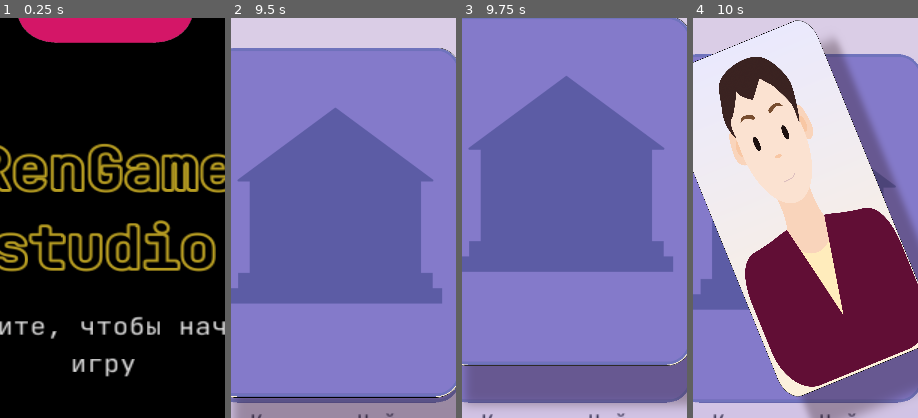
Above: before the commit, frames 1-4 (left to right).
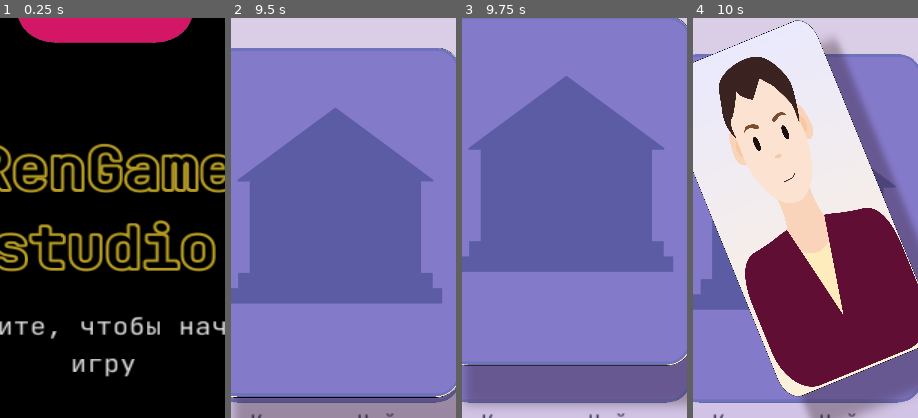
Above: after the commit, the same moments.

Repository: Nothengem/Mr.-Bankman
Game: Godot game, scene res://Scenes/StartMenu.tscn
Two runs of this game, one before a commit and one after it. Both use one fixed random seed, a clock stepped at 60 frames per second and the inputs below. The engine's default icon, where the game draws it, is replaced by a stand-in: a white triangle on a blue panel in a dark square.
Inputs (mouse positions are % of the whole screen's width and height, from its top left):
- Up to frame 1 (0.25 s): no input
- Up to frame 2 (9.5 s): tap Enter at 0.5 s; move the mouse to (45, 70) at 0.52 s; click (45, 70) at 0.67 s; click (50, 12) at 1.25 s; click "1" at 2 s; drag from (80, 65) to (45, 70) at 2.77 s; move the mouse to (50, 52) at 3.52 s; click (50, 52) at 3.67 s; drag from (55, 50) to (20, 35) at 4.27 s; drag from (50, 56) to (55, 50) at 5.02 s; drag from (72, 45) to (50, 57) at 5.77 s; move the mouse to (30, 55) at 6.52 s; click (30, 55) at 6.67 s; drag from (60, 28) to (30, 55) at 7.27 s; tap Space at 8 s; move the mouse to (45, 70) at 8.02 s; click (45, 70) at 8.17 s; drag from (80, 65) to (50, 57) at 8.77 s
- Up to frame 3 (9.75 s): move the mouse to (20, 35) at 9.52 s; click (20, 35) at 9.67 s
- Up to frame 4 (10 s): no input
The pictures show only the part of the screen within x 27-77%, y 31-81%; the shares and areas given below are measured in that part.

Frames 1-3 are identical in both runs. In frame 4, 0.3% of the frame differs, in the area x 20-46%, y 21-41%.

Commit message:
Поправил картинки

Diff:
--- a/DataBase/CardDataBase.gd
+++ b/DataBase/CardDataBase.gd
@@ -624,9 +624,9 @@
 
 	"InvestitionGreenInvestor" :
 		["Characters",
-		"AlexeyKochanov",
+		"El'Fa",
 		"Мне в контакт-центре сказали, что я могу с вами прилично заработать вложив небольшую сумму. Что мне нужно делать?", #что говорит 2
-		"Мэриам Лапух",
+		"Эль'Фа",
 		"Бесплатный сыр может быть только в мышеловке",
 		"Речь об инвестициях. Сейчас откроем вам счет",
 		-18, -14, -9, 0,
@@ -637,9 +637,9 @@
 
 	"InvestitionGreenInvestor1" :
 		["Characters",
-		"AlexeyKochanov",
+		"El'Fa",
 		"И что мне потребуется делать? Чтобы заработать?", #что говорит 2
-		"Мэриам Лапух",
+		"Эль'Фа",
 		"Вложить все свои деньги в убыточную компанию и разориться",
 		"Вложить все деньги и вести себя как миллионер",
 		-5, -10, 0, 0,
@@ -650,9 +650,9 @@
 
 	"InvestitionOldInvestor" :
 		["Characters",
-		"AlexeyKochanov",
+		"Borren Uaffet",
 		"Срочно! Скоро акции компании Cherry взлетят вверх! Закупите на мой счет 1 000 акций!", #что говорит 2
-		"Варрен Буффет",
+		"Боррен Уаффет",
 		"Да? Я слышал они банкроты",
 		"Сию минуту сэр!",
 		0, 0, -17, 0,
@@ -664,9 +664,9 @@
 	"InvestitionOpen" :
 		["Characters",
 		"AlexeyKochanov",
-		"Недавно я закрыта инвестиционный счет в другом Банке. Хочу открыть его у вас, потому что вы имеете более выгодные условия", #что говорит 2
+		"Недавно я закрыла инвестиционный счет в другом Банке. Хочу открыть его у вас, потому что вы имеете более выгодные условия", #что говорит 2
 		"Анадея Д'арк",
-		"Ну наша комиссия тоже забрет не мало ваших денег",
+		"Ну наша комиссия тоже заберет не мало ваших денег",
 		"Да, мы самый честный и выгодный банк!",
 		0, -12, 0, 0,
 		+4, +4, -14, +7,
--- a/DataBase/CharacterPortraitDataBase.gd
+++ b/DataBase/CharacterPortraitDataBase.gd
@@ -12,26 +12,16 @@
 	}
 
 const DATA = {
-	#Руководитель игрока и владелец Банка. Любит только деньги
 	"Mr. Bankman": [ "Head10", "Neck1", "Shirt11", "Eyebrows12", "Eyes7", "Forehead1", "Ears7", "Jowls10", "Glasses1", "Mouth4", "Hair10", "Nose16"],
-	#Успешный молодой человек, который использует деньги с умом
 	"Sill Fpencer": [ "Head7", "Neck1", "Shirt1", "Eyebrows1", "Eyes2", "Forehead0", "Ears6", "Jowls0", "Glasses0", "Mouth7", "Hair13", "Nose13"],
-	#не очень удачливая и вечно залазиет в долги, но успешно оплачивает их. Может махинации?
 	"Getty Green" : [ "Head4", "Neck1", "Shirt5", "Eyebrows2", "Eyes10", "Forehead1", "Ears4", "Jowls3", "Glasses1", "Mouth11", "Hair14", "Nose5"],
-	#амбициозный юноша, который берёт деньги на своё собственное развитие
 	"Cark Mukerberg" : [ "Head8", "Neck1", "Shirt9", "Eyebrows15", "Eyes4", "Forehead0", "Ears10", "Jowls0", "Glasses0", "Mouth2", "Hair4", "Nose9"],
-	#не молодой человек, опытнфй инвестор понимающий во что вкладывать деньги. Прибедняется
 	"Borren Uaffet" : [ "Head4", "Neck1", "Shirt4", "Eyebrows4", "Eyes4", "Forehead2", "Ears4", "Jowls0", "Glasses1", "Mouth3", "Hair0", "Nose8"],
-	#второсортный аферист, который проворачивает махинации со всем краденным и незаконным
 	"Liktor Vustig" : [ "Head3", "Neck1", "Shirt8", "Eyebrows6", "Eyes6", "Forehead2", "Ears9", "Jowls0", "Glasses0", "Mouth4", "Hair6", "Nose6"],
-	#семьянин, вроде не бедный но не умеет управлять финансами
 	"Kikolas Nage" : [ "Head6", "Neck1", "Shirt13", "Eyebrows11", "Eyes5", "Forehead0", "Ears2", "Jowls0", "Glasses0", "Mouth7", "Hair6", "Nose5"],
-	#самый сумасшедшийперсонаж в игре. Творит самую дичь
 	"Bichard Ranson" : [ "Head10", "Neck1", "Shirt4", "Eyebrows15", "Eyes14", "Forehead1", "Ears3", "Jowls0", "Glasses1", "Mouth4", "Hair4", "Nose9"],
-	#китаец, который случайно оказался у нас и не говорит на местном
 	"Mjack Da" : [ "Head1", "Neck1", "Shirt15", "Eyebrows5", "EyesClosed", "Forehead0", "Ears5", "Jowls0s", "Glasses0", "Mouth1", "Hair1", "Nose3"],
-
-	"Chechen" : [ "Head4", "Neck1", "Shirt1", "Eyebrows1", "Eyes4", "Forehead0", "Ears3", "Jowls0", "Glasses0", "Mouth4", "Hair3", "Nose1"],
+	"El'Fa" : [ "Head6", "Neck1", "Shirt2", "Eyebrows1", "Eyes11", "Forehead0", "Ears4", "Jowls2", "Glasses0", "Mouth9", "Hair11", "Nose9"],
 
 	"BArtem" : [ "Head5", "Neck1", "Shirt2", "Eyebrows2", "Eyes5", "Forehead0", "Ears3", "Jowls1", "Glasses0", "Mouth5", "Hair4", "Nose3"],
 
--- a/DataBase/DossierDataBase.gd
+++ b/DataBase/DossierDataBase.gd
@@ -17,17 +17,28 @@
 
 const DATA = {
 	#ключ: [имя, пол, возраст, национальность, кредитная история, черный лист, рейтинг]
+
+	#Руководитель игрока и владелец Банка. Любит только деньги
 	"Mr. Bankman": ["Mr. Bankman", 0, 58, 0, 0, 0, 0],
+	#Успешный молодой человек, который использует деньги с умом
 	"Sill Fpencer": ["Стилл Фпенсер", 0, 41, 6, 0, 0, 1],
+	#не очень удачливая и вечно залазиет в долги, но успешно оплачивает их. Может махинации?
 	"Getty Green": ["Гэтти Грин", 1, 25, 7, 1, 0, 1],
+	#амбициозный юноша, который берёт деньги на своё собственное развитие
 	"Cark Mukerberg": ["Царк Мукерберг", 0, 35, 1, 0, 0, 1],
+	#не молодой человек, опытнфй инвестор понимающий во что вкладывать деньги. Прибедняется
 	"Borren Uaffet": ["Боррен Уаффет", 0, 80, 2, 0, 0, 0],
+	#второсортный аферист, который проворачивает махинации со всем краденным и незаконным
 	"Liktor Vustig": ["Ликтор Вюстиг", 0, 57, 3, 0, 2, 0],
+	#семьянин, вроде не бедный но не умеет управлять финансами
 	"Kikolas Nage": ["Киколас Нейдж", 0, 40, 6, 1, 0, 1],
+	#самый сумасшедшийперсонаж в игре. Творит самую дичь
 	"Bichard Ranson": ["Бичард Рэнсон", 0, 70, 3, 0, 2, 0],
+	#китаец, который случайно оказался у нас и не говорит на местном
 	"Mjack Da": ["Мжек Да", 0, 40, 7, 0, 0, 2],
+	#Толи итальянец толи испанец, наивный, который верит в любую финансовую выгоду. Его легко обмануть
+	"El'Fa": ["Эль'Фа", 1, 20, 5, 1, 0, 2],
 
-	"Chechen": ["Марио (BlackList)", 1, 30, 1, 0, 0, 0],
 	"BArtem": ["Артём (B)", 1, 30, 1, 0, 0, 0],
 	"KristinaStepanova": ["Кристина", 1, 30, 1, 0, 0, 0],
 	"Babylia": ["Бабуля со Стамбула", 1, 30, 1, 0, 0, 0],
--- a/Scenes/CharacterPortraitStandAlone.tscn
+++ b/Scenes/CharacterPortraitStandAlone.tscn
@@ -1,18 +1,18 @@
 [gd_scene load_steps=15 format=2]
 
 [ext_resource path="res://Resources/GFX/CharacterCotaint/Bage/Bage1.png" type="Texture" id=1]
-[ext_resource path="res://Resources/GFX/CharacterCotaint/Hair/Hair1.png" type="Texture" id=2]
-[ext_resource path="res://Resources/GFX/CharacterCotaint/Mouth/Mouth1.png" type="Texture" id=3]
-[ext_resource path="res://Resources/GFX/CharacterCotaint/Jowls/Jowls0.png" type="Texture" id=4]
-[ext_resource path="res://Resources/GFX/CharacterCotaint/Ears/Ears5.png" type="Texture" id=5]
-[ext_resource path="res://Resources/GFX/CharacterCotaint/Nose/Nose3.png" type="Texture" id=6]
+[ext_resource path="res://Resources/GFX/CharacterCotaint/Mouth/Mouth16.png" type="Texture" id=2]
+[ext_resource path="res://Resources/GFX/CharacterCotaint/Hair/Hair11.png" type="Texture" id=3]
+[ext_resource path="res://Resources/GFX/CharacterCotaint/Jowls/Jowls4.png" type="Texture" id=4]
+[ext_resource path="res://Resources/GFX/CharacterCotaint/Ears/Ears4.png" type="Texture" id=5]
+[ext_resource path="res://Resources/GFX/CharacterCotaint/Eyebrows/Eyebrows16.png" type="Texture" id=6]
 [ext_resource path="res://Resources/GFX/CharacterCotaint/Eyes/EyesClosed.png" type="Texture" id=7]
 [ext_resource path="res://Resources/GFX/CharacterCotaint/Forehead/Forehead0.png" type="Texture" id=8]
-[ext_resource path="res://Resources/GFX/CharacterCotaint/Shirt/Shirt15.png" type="Texture" id=9]
-[ext_resource path="res://Resources/GFX/CharacterCotaint/Eyebrows/Eyebrows5.png" type="Texture" id=10]
+[ext_resource path="res://Resources/GFX/CharacterCotaint/Nose/Nose16.png" type="Texture" id=9]
+[ext_resource path="res://Resources/GFX/CharacterCotaint/Head/Head6.png" type="Texture" id=10]
 [ext_resource path="res://Resources/GFX/CharacterCotaint/Glasses/Glasses0.png" type="Texture" id=11]
 [ext_resource path="res://Resources/GFX/CharacterCotaint/Neck/Neck5.png" type="Texture" id=12]
-[ext_resource path="res://Resources/GFX/CharacterCotaint/Head/Head1.png" type="Texture" id=13]
+[ext_resource path="res://Resources/GFX/CharacterCotaint/Shirt/Shirt2.png" type="Texture" id=13]
 [ext_resource path="res://Scenes/CharacterPortraitStandAlone.gd" type="Script" id=14]
 
 [node name="Character" type="Sprite" groups=[
@@ -29,7 +29,7 @@
 
 [node name="Shirt" type="Sprite" parent="."]
 scale = Vector2( 1.05, 1.05 )
-texture = ExtResource( 9 )
+texture = ExtResource( 13 )
 
 [node name="Bage" type="Sprite" parent="."]
 visible = false
@@ -48,7 +48,7 @@
 
 [node name="Head" type="Sprite" parent="FullHead"]
 scale = Vector2( 1.05, 1.05 )
-texture = ExtResource( 13 )
+texture = ExtResource( 10 )
 __meta__ = {
 "_edit_group_": true
 }
@@ -84,14 +84,14 @@
 
 [node name="Mouth" type="Sprite" parent="FullHead"]
 scale = Vector2( 1.05, 1.05 )
-texture = ExtResource( 3 )
+texture = ExtResource( 2 )
 __meta__ = {
 "_edit_group_": true
 }
 
 [node name="Hair" type="Sprite" parent="FullHead"]
 scale = Vector2( 1.05, 1.05 )
-texture = ExtResource( 2 )
+texture = ExtResource( 3 )
 __meta__ = {
 "_edit_group_": true
 }
@@ -99,11 +99,11 @@
 [node name="Nose" type="Sprite" parent="FullHead"]
 position = Vector2( 0, -100 )
 scale = Vector2( 1.05, 1.05 )
-texture = ExtResource( 6 )
+texture = ExtResource( 9 )
 __meta__ = {
 "_edit_group_": true
 }
 
 [node name="Eyebrows" type="Sprite" parent="FullHead"]
 scale = Vector2( 1.05, 1.05 )
-texture = ExtResource( 10 )
+texture = ExtResource( 6 )
Binary file changed: Resources/GFX/CharacterCotaint/Eyebrows/Eyebrows11.png
Binary file changed: Resources/GFX/CharacterCotaint/Eyebrows/Eyebrows16.png
Binary file changed: Resources/GFX/CharacterCotaint/Eyebrows/Eyebrows7.png
Binary file changed: Resources/GFX/CharacterCotaint/Eyes/Eyes12.png
Binary file changed: Resources/GFX/CharacterCotaint/Eyes/Eyes13.png
Binary file changed: Resources/GFX/CharacterCotaint/Eyes/Eyes16.png
Binary file removed: Resources/GFX/CharacterCotaint/Eyes/Eyes1 — копия.png
Not shown, removed: Resources/GFX/CharacterCotaint/Eyes/Eyes1 — копия.png.import
Binary file changed: Resources/GFX/CharacterCotaint/Eyes/Eyes3.png
Binary file changed: Resources/GFX/CharacterCotaint/Eyes/Eyes4.png
Binary file changed: Resources/GFX/CharacterCotaint/Eyes/Eyes6.png
Binary file changed: Resources/GFX/CharacterCotaint/Eyes/Eyes7.png
(and 18 more such lines)
